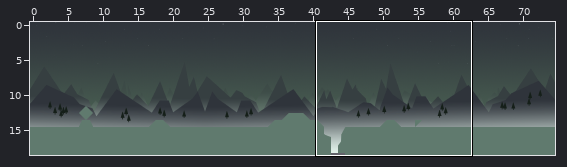
Two versions of a level (Tiled map (JSON), assets/Tilemap/level1_ground_test.json). The picture above shows the old version from afar; the outline marks the close-up.
Close-up. As it was:
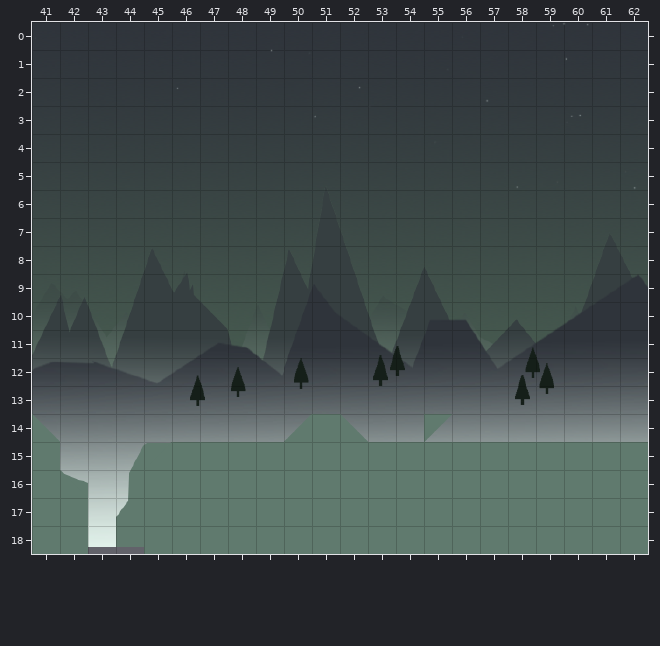
Cells are 32x32 px. Shown: x 41..62, y 0..18. The commit also changed other parts of the map, which this record leaves out.
After the commit:
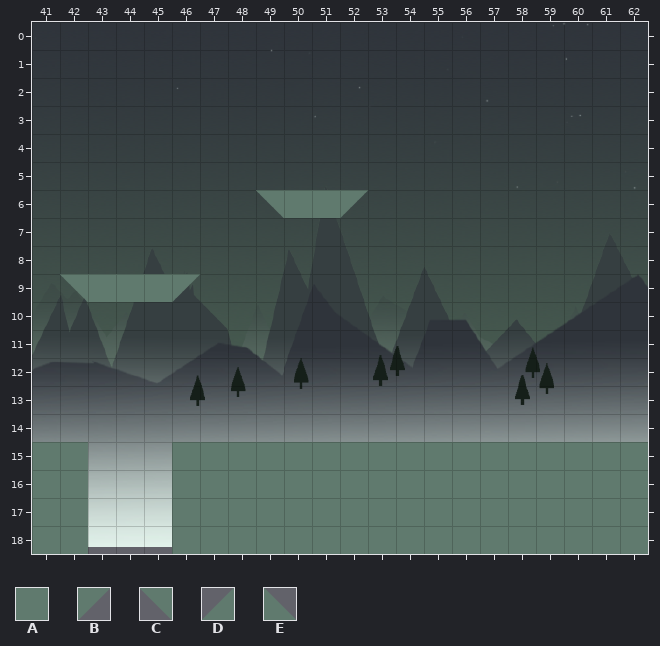
Key: from "level1_tilemap": A 0, B 1, C 2, D 3, E 4.
_ is an empty cell.
Edits made:
layer "Bildebene 4" hidden
Layer "Kachelebene 2":
The edit turns tile E into tile A in row 16 at x 42.
There is now tile A in row 6 at x 50 to 51; in row 9 at x 43 to 45; in row 15 at x 42.
There is now tile B in row 6 at x 52; in row 9 at x 46.
There is now tile C in row 6 at x 49; in row 9 at x 42.
The edit erases tile A in row 14 at x 51; in rows 16 to 18 at x 45.
The edit erases tile B in row 14 at x 55.
The edit erases tile D in row 14 at x 50; in row 15 at x 45.
The edit erases tile E in row 14 at x 41 and 52.
